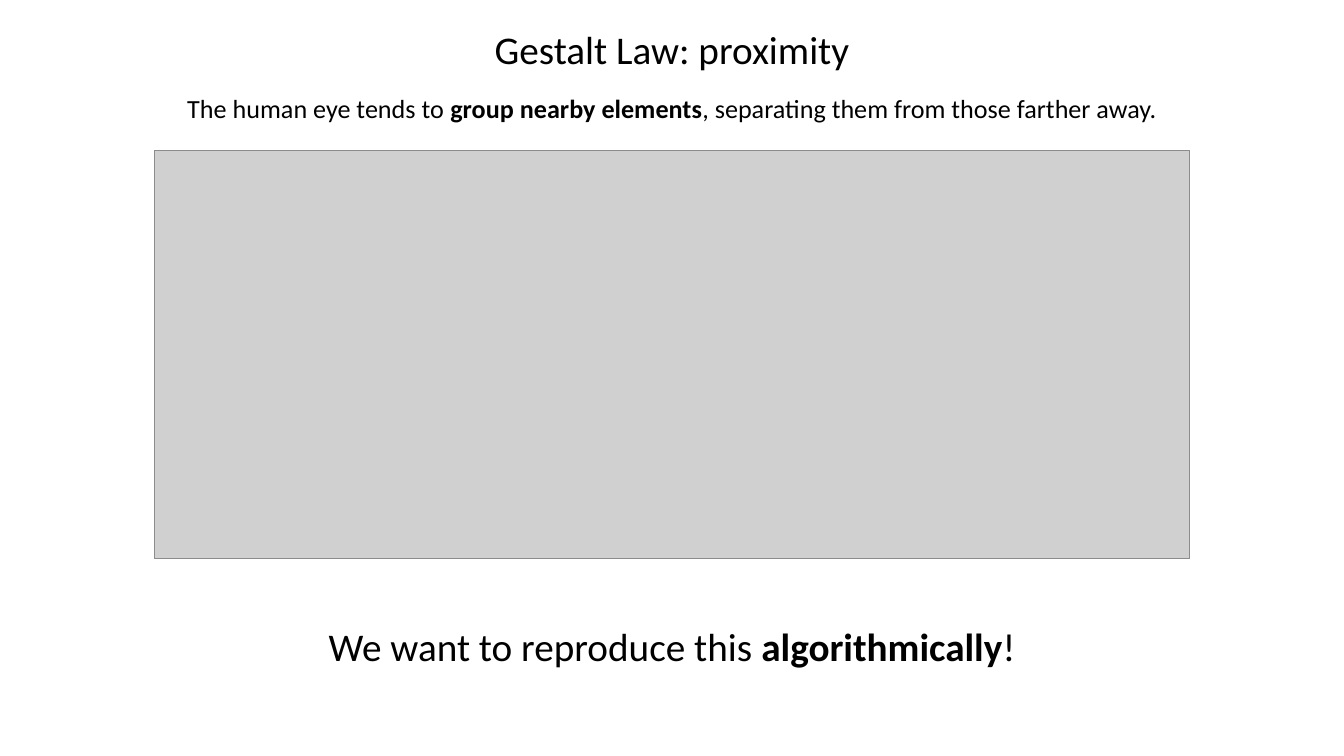
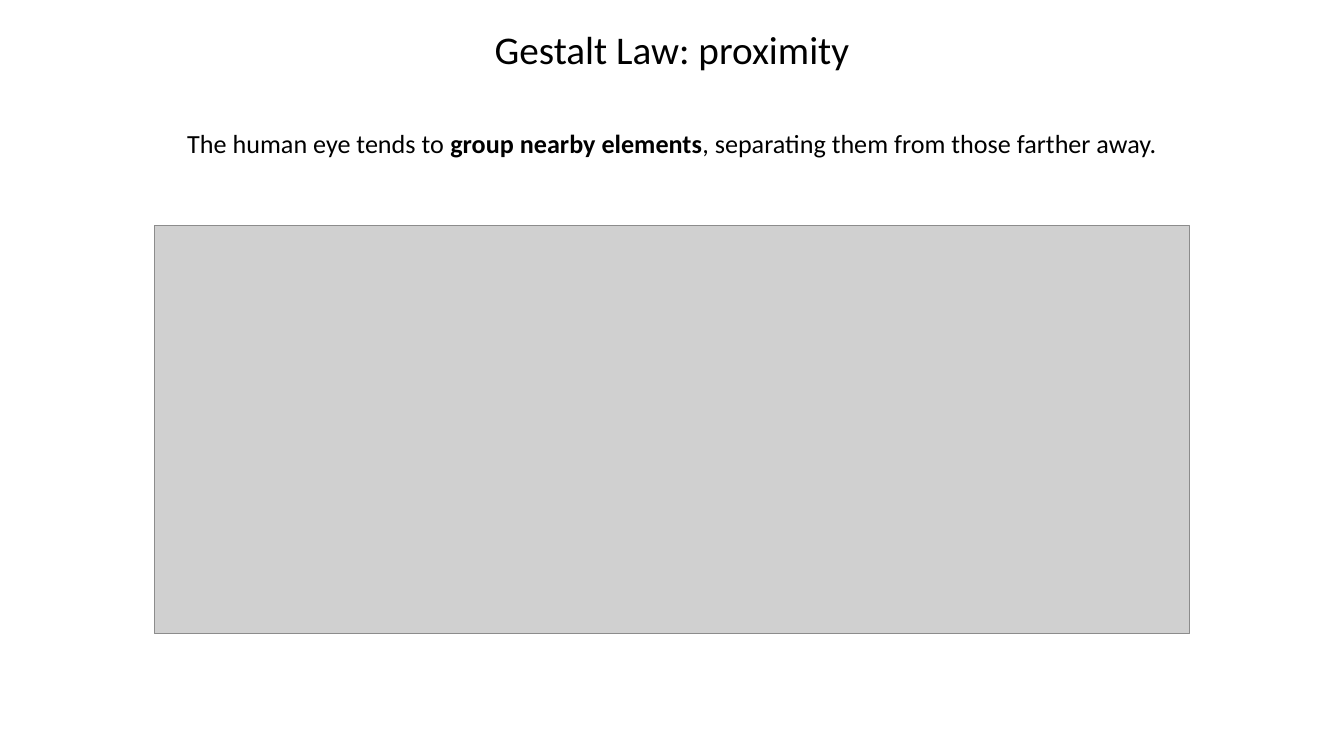
Before and after one commit to Teolul/Dot_Patterns_Perceptual_Grouping_RDG_vs_K-means, a slide deck: slide 7 of presentationENG.pptx (slide 6 before the commit). Drawn at 1344x756 pixels with LibreOffice and Linux fonts; fonts in the diff are those of the drawing; grey boxes stand for pictures; background and template pictures are left out. Boxes give left, top, right and bottom in pixels: in the first picture for what was removed or moved away, otherwise in the second. Text is boxed around its words. In the diff, an @@ line names an element or a change of style, - is before the commit and + after.

```diff
--- a/presentationENG.pptx
+++ b/presentationENG.pptx
@@ text "The human eye tends to ...": place and size @@
-text "The human eye tends to ..." at [187, 99, 1156, 123]
+text "The human eye tends to ..." at [187, 134, 1156, 158]
@@ picture: place and size @@
-picture at [155, 151, 1189, 559]
+picture at [155, 226, 1189, 634]
@@ text removed at [329, 633, 1015, 668] @@
-We want to reproduce this algorithmically!
```
Also in this commit, not shown: 5 other slides changed, 5 slides added, 3 other files.
